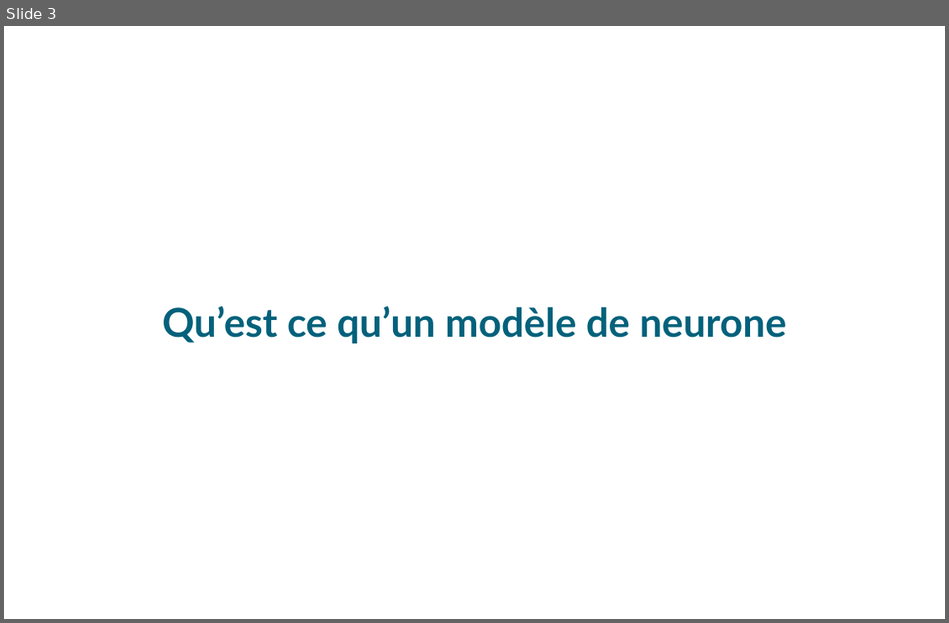
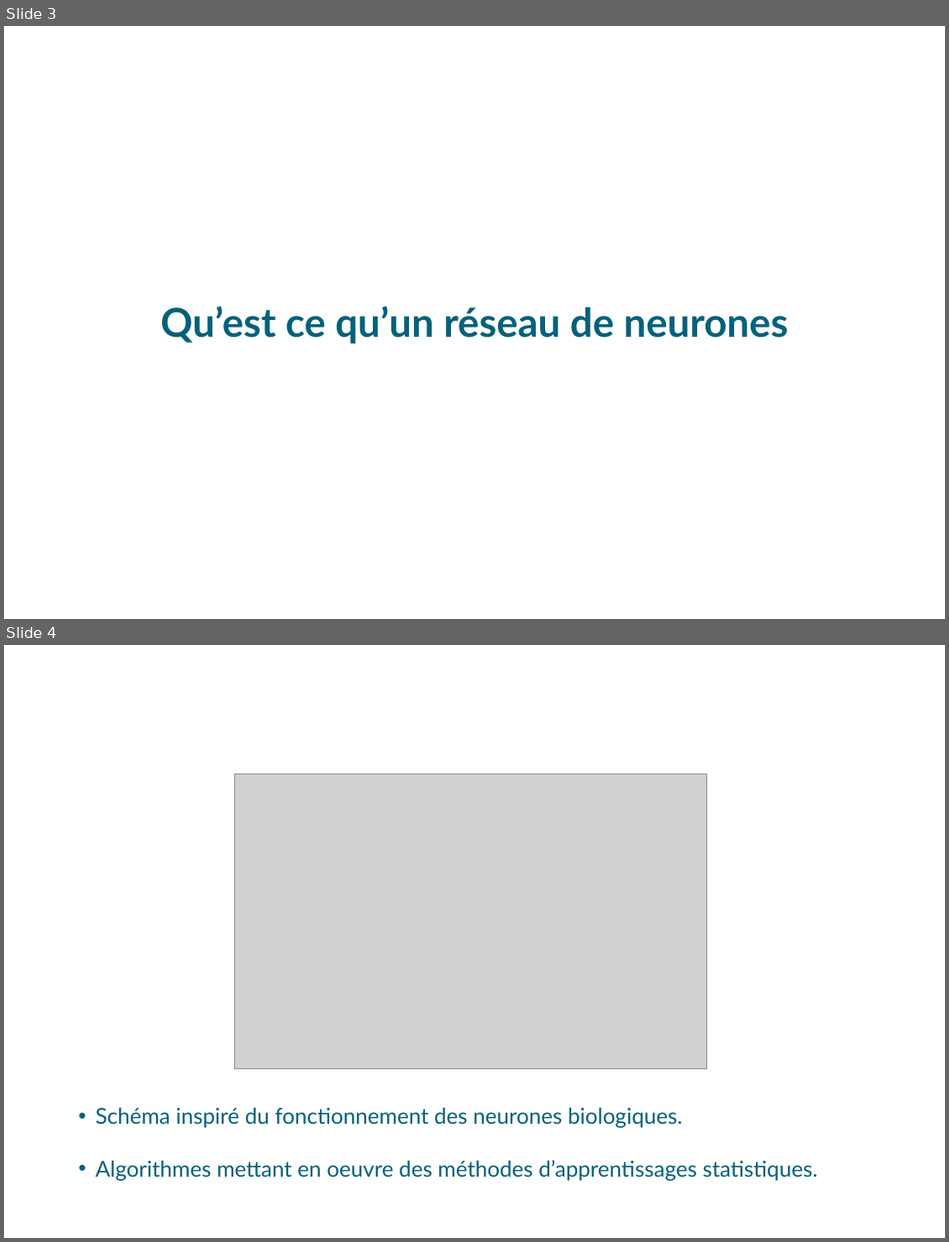
Before and after one commit to sr247/TER1, a slide deck: terSoutenance.odp. Shown one above the other, each under a label of ours: slide 3 before the commit, slides 3 and 4 after it. The pictures are 949x623 and 949x1242 pixels, drawn with LibreOffice and Linux fonts; fonts in the diff are those of the drawing; grey boxes stand for pictures; background and template pictures are left out. Boxes give left, top, right and bottom in pixels: in the first picture for what was removed or moved away, otherwise in the second. Text is boxed around its words. In the diff, an @@ line names an element or a change of style, - is before the commit and + after.

```diff
--- a/terSoutenance.odp
+++ b/terSoutenance.odp
@@ slide 4 added at box(4, 645, 945, 1238), background picture (left out) @@
@@ picture added at box(234, 774, 707, 1069) @@
@@ text added at box(96, 1107, 818, 1181), 22 pt, text #04617B @@
+• Schéma inspiré du fonctionnement des neurones biologiques.
+• Algorithmes mettant en oeuvre des méthodes d’apprentissages statistiques.
@@ text added at box(473, 1112, 562, 1125), 28 pt, text #FFFFFF, bold @@
+A - Réseau de neurones
@@ slide 3 changed as well @@
@@ subtitle at box(160, 306, 789, 344): text changed @@
-Qu’est ce qu’un modèle de neurone
+Qu’est ce qu’un réseau de neurones
```
Also in this commit, not shown: 2 other slides changed, 12 other slides added, 5 slides removed.
